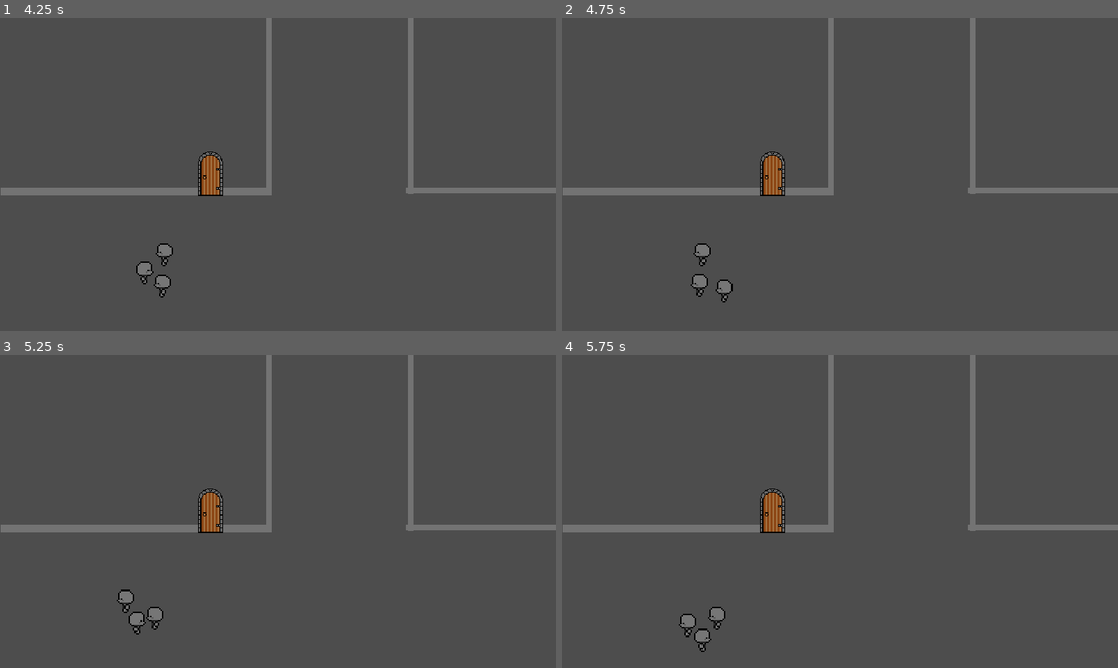
Above: before the commit, frames 1-4 (two rows, left to right).
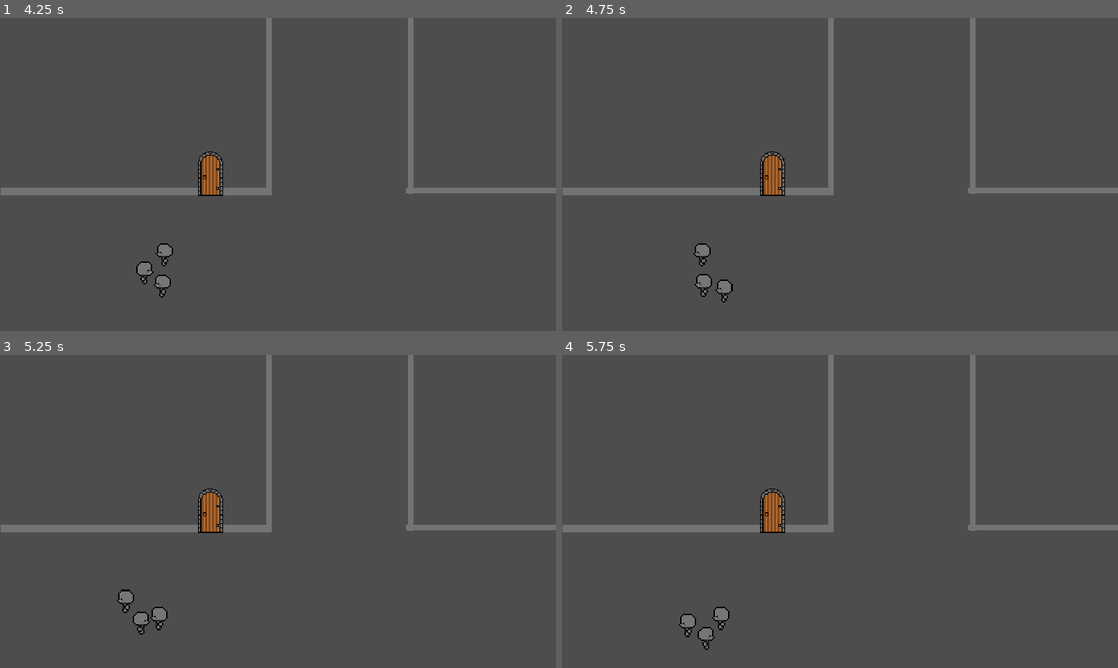
Above: after the commit, the same moments.

Repository: DubiousDuck/Manny-Takes-on-Upper-Management
Game: Godot game, scene res://overworld/sample_overworld.tscn
Same seed, same stepped clock (60 frames per second), same inputs: the game is played once before the commit and once after it.
Inputs (mouse positions are in pixels of both pictures, inside the frame that each line leads up to):
- Up to frame 1 (4.25 s): tap Enter (ui_accept) at 0.5, 0.77, 1.52, 3.02, 3.77 s; move the mouse to (400, 158) at 0.52 s; hold Right (ui_right) 0.53-1.28 s; click (400, 158) at 0.6 s; move the mouse to (166, 190) at 1.27 s; hold Down (ui_down) 1.28-2.03 s; click (166, 190) at 1.35 s; move the mouse to (333, 105) at 2.02 s; hold Right (ui_right) 2.03-2.78 s; click (333, 105) at 2.1 s; move the mouse to (250, 237) at 2.77 s; hold Up (ui_up) 2.78-3.53 s; click (250, 237) at 2.85 s; move the mouse to (444, 221) at 3.52 s; hold Left (ui_left) from 3.53 s (still down); click (444, 221) at 3.6 s
- Up to frame 2 (4.75 s): keep holding Left (ui_left); move the mouse to (673, 127) at 4.27 s; click (673, 127) at 4.35 s; tap Enter (ui_accept) at 4.52 s
- Up to frame 3 (5.25 s): move the mouse to (305, 511) at 5.02 s; release Left (ui_left) at 5.03 s; hold Down (ui_down) from 5.03 s (still down); click (305, 511) at 5.1 s
- Up to frame 4 (5.75 s): keep holding Down (ui_down)

Frame 1 is identical in both runs. In frame 2, 0.1% of the frame differs, in the area x 23-27%, y 81-90%; in frame 3, 0.3%; in frame 4, 0.3%, in the area x 23-31%, y 80-95%.

Commit message:
fixed followers maybe again

Diff:
--- a/overworld/Follower.tscn
+++ b/overworld/Follower.tscn
@@ -10,7 +10,7 @@
 
 [node name="Follower" type="CharacterBody2D"]
 collision_layer = 2
-collision_mask = 2
+collision_mask = 3
 script = ExtResource("1_n8ld1")
 
 [node name="CollisionShape2D" type="CollisionShape2D" parent="."]
--- a/overworld/follower.gd
+++ b/overworld/follower.gd
@@ -34,9 +34,9 @@
 				velocity = -velocity
 
 			var last_dir = dir
-			if velocity.x > sqrt(2) / 2 + 1e-2:
+			if velocity.x > 0:
 				dir = Vector2.RIGHT
-			elif velocity.x < -sqrt(2) / 2 + 1e-2:
+			elif velocity.x < 0:
 				dir = Vector2.LEFT
 
 			# Only update direction if it has changed and the cooldown timer has expired.
